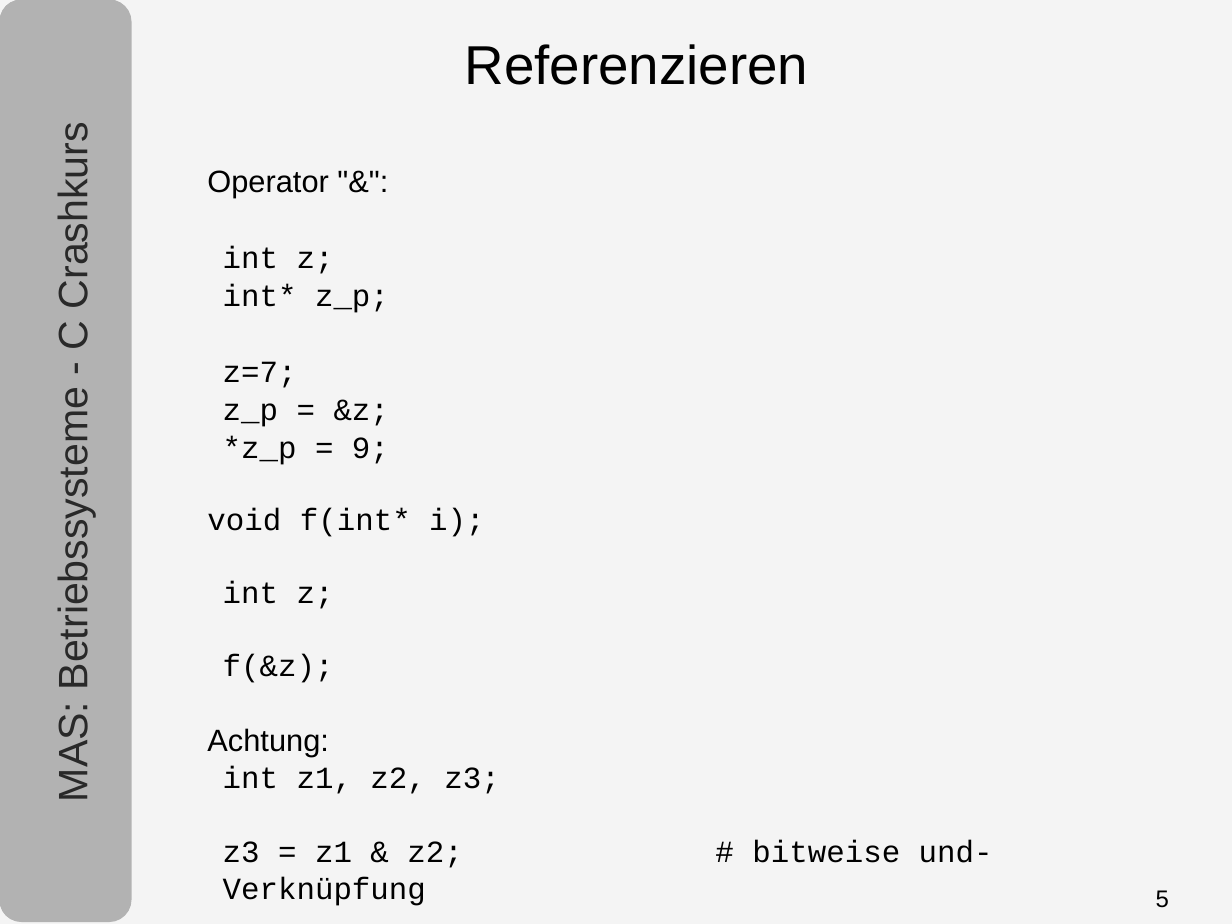
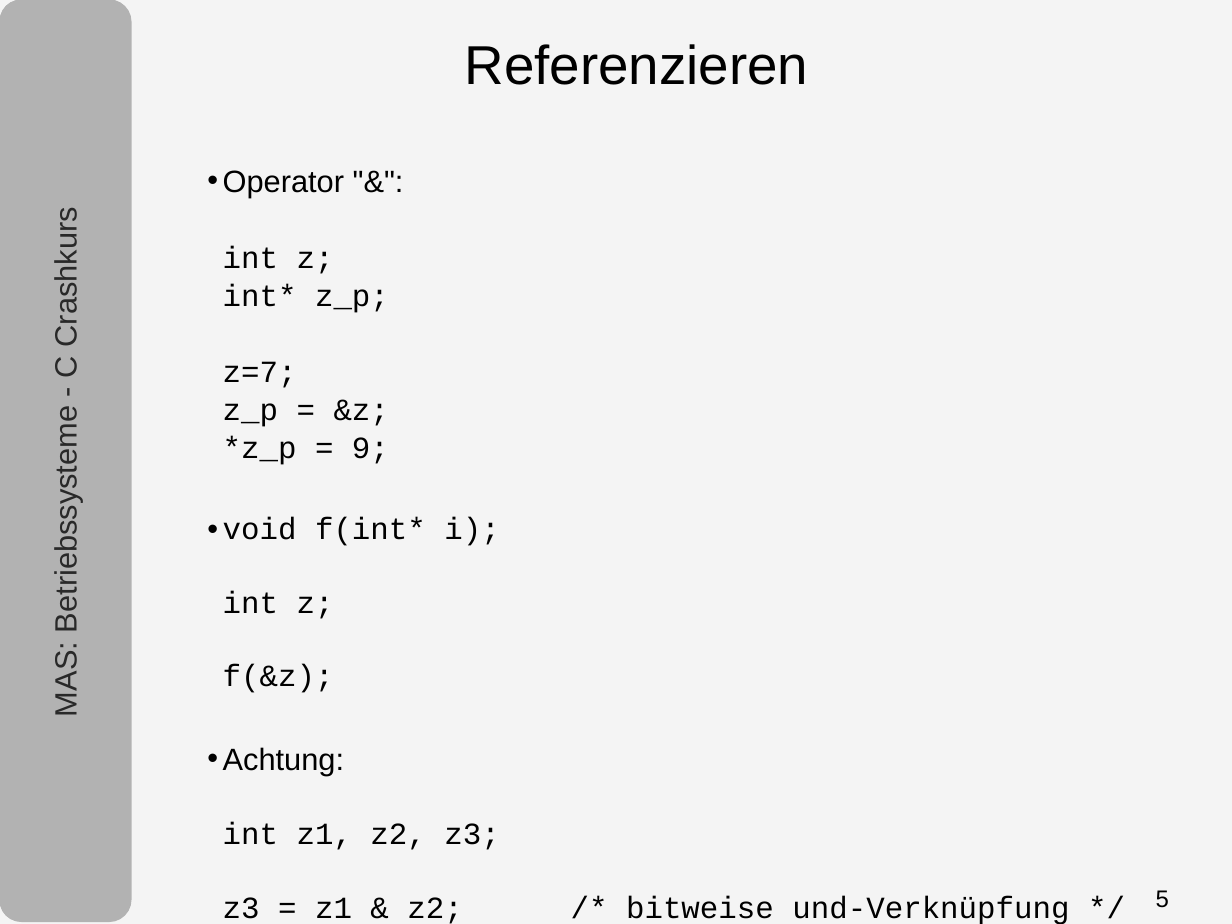
Before and after one commit to tpo/betriebssysteme, a slide deck: slide 5 of 05-1_C.odp. Drawn at 1232x924 pixels with LibreOffice and Linux fonts; fonts in the diff are those of the drawing. Boxes give left, top, right and bottom in pixels: in the first picture for what was removed or moved away, otherwise in the second. Text is boxed around its words. In the diff, an @@ line names an element or a change of style, - is before the commit and + after.

```diff
--- a/05-1_C.odp
+++ b/05-1_C.odp
@@ text "MAS: Betriebssysteme - C Crashkurs" at [49, 222, 83, 715]: size 24 to 18 pt @@
@@ text at [223, 170, 499, 693]: bullet none to •; more space between paragraphs @@
@@ text at [223, 747, 1069, 924]: text changed @@
-Achtung:
-int z1, z2, z3;
-z3 = z1 & z2; # bitweise und-Verknüpfung
+• Achtung:
+  int z1, z2, z3;
+  z3 = z1 & z2; /* bitweise und-Verknüpfung */
```
Also in this commit, not shown: 15 other slides changed, 1 slide added, 3 slides removed.
